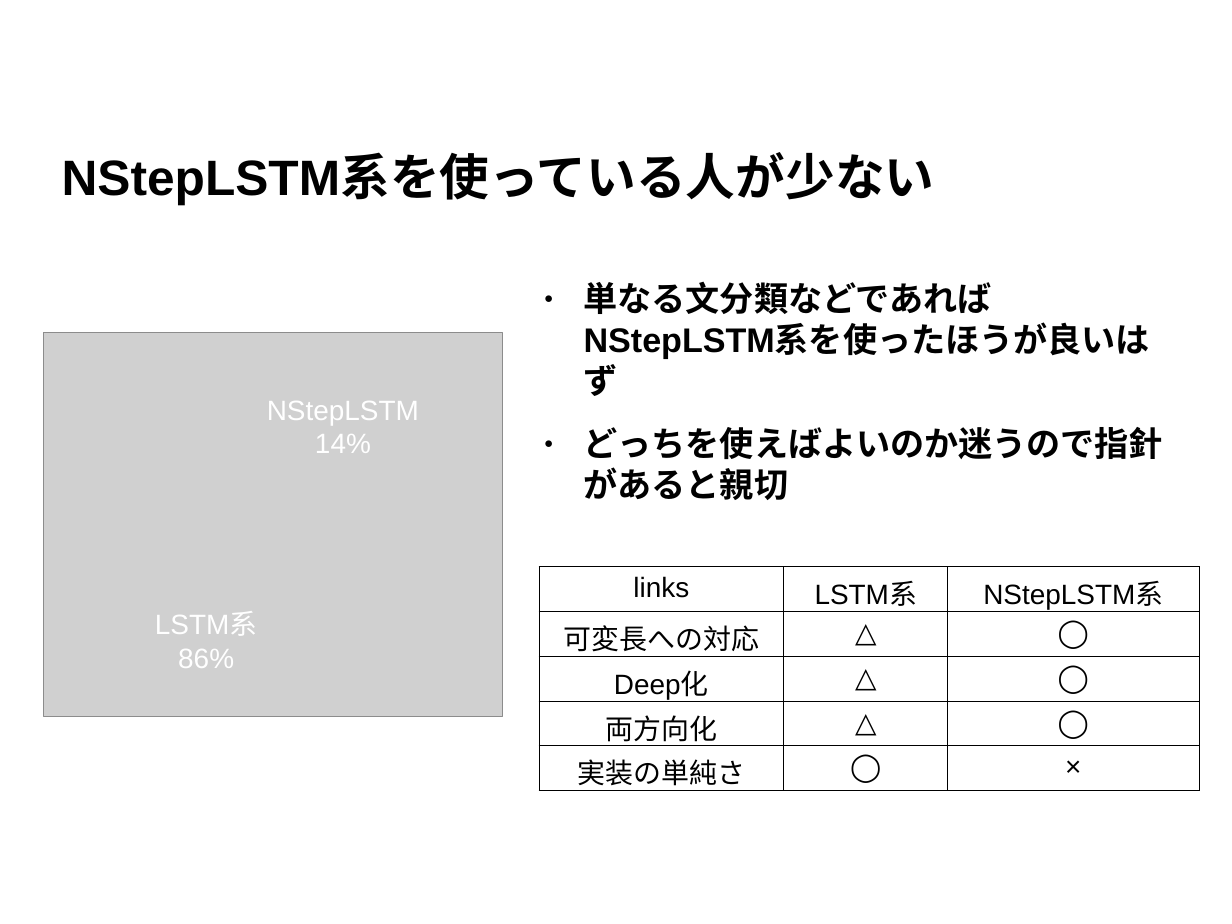
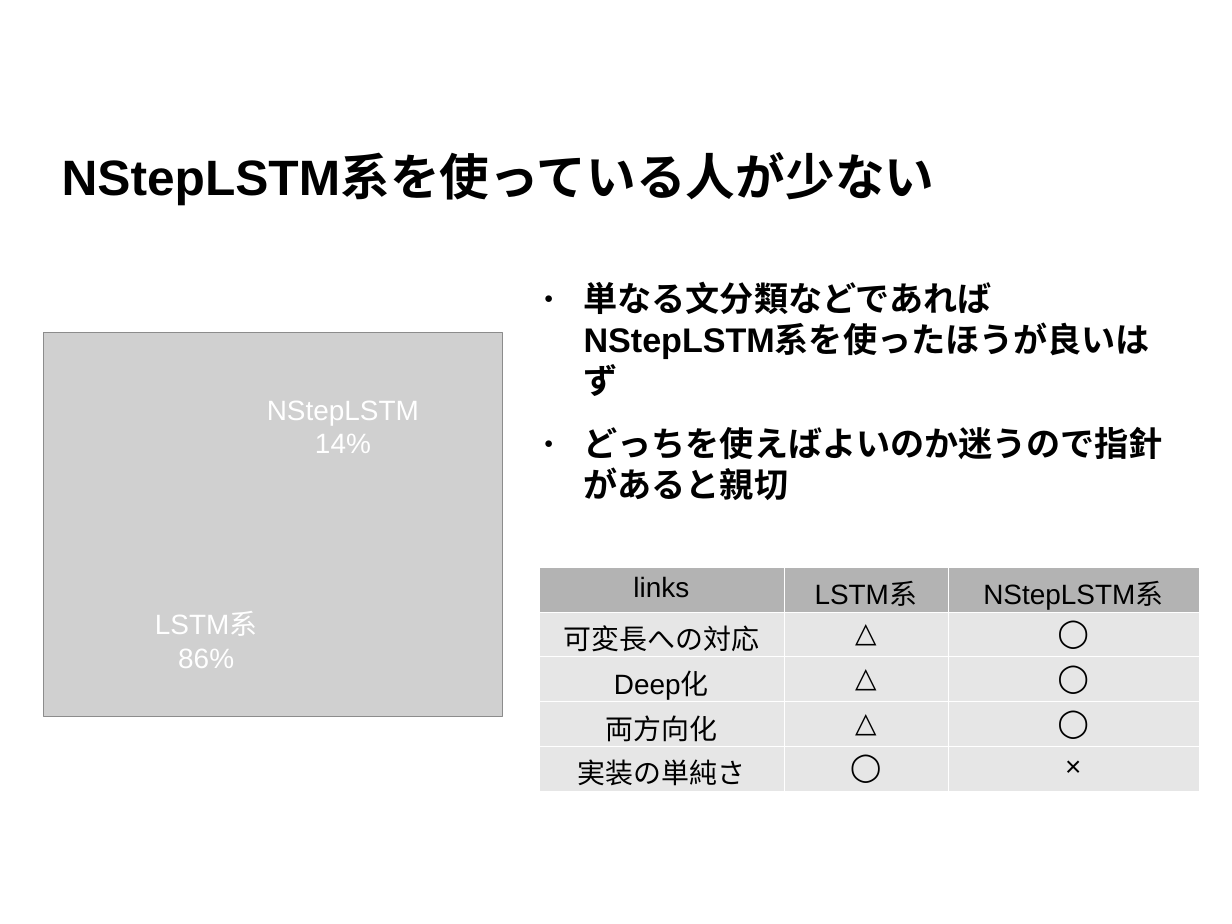
Before and after one commit to koreyou/chainer-usage-analysis, a slide deck: slide 18 of presentation/180509_chainermeetup_koreeda.odp. Drawn at 1232x924 pixels with LibreOffice and Linux fonts; fonts in the diff are those of the drawing; grey boxes stand for pictures; background and template pictures are left out. Boxes give left, top, right and bottom in pixels: in the first picture for what was removed or moved away, otherwise in the second. Text is boxed around its words. In the diff, an @@ line names an element or a change of style, - is before the commit and + after.

```diff
--- a/presentation/180509_chainermeetup_koreeda.odp
+++ b/presentation/180509_chainermeetup_koreeda.odp
@@ table at [539,567,1200,790] @@
@@ fill none to #B3B3B3 in row 1 @@
@@ fill none to #E6E6E6 in 12 cells @@
@@ borders changed @@
```
Also in this commit, not shown: 3 other slides changed, 1 other file.
